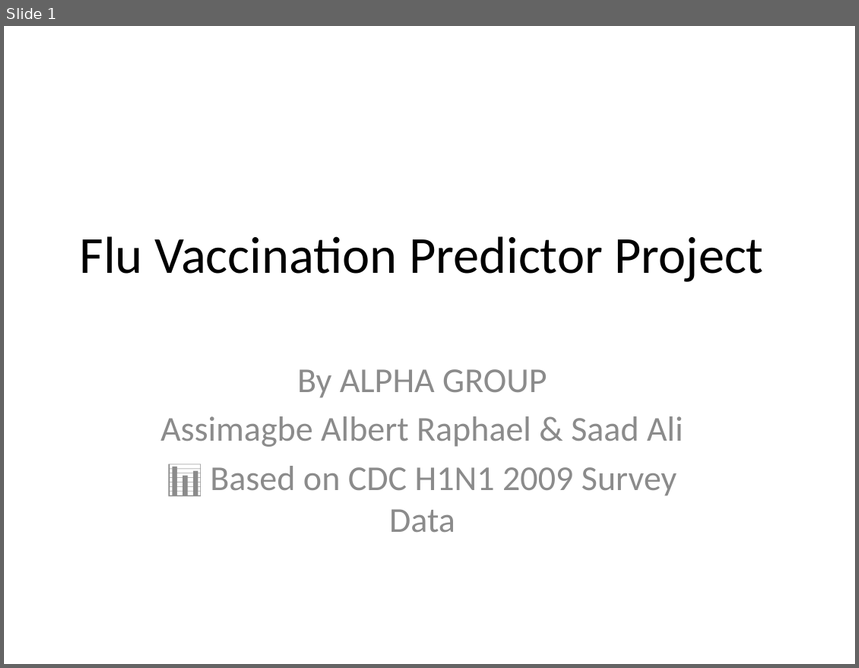
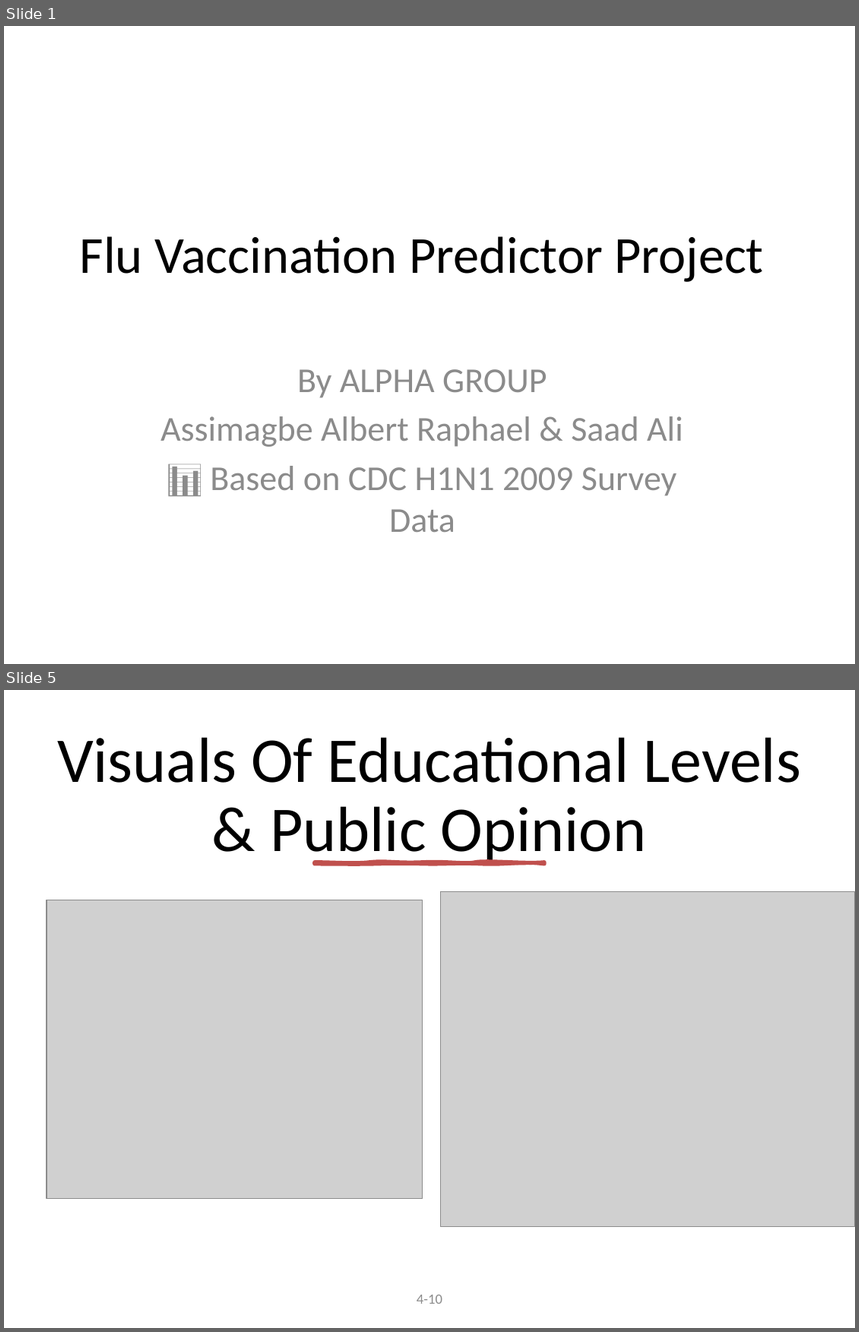
Before and after one commit to albert-raphael/alpha-group, a slide deck: documents/Flu_Vaccination_Predictor_Presentation.pptx. Shown one above the other, each under a label of ours: slide 1 before the commit, slides 1 and 5 after it; the slides between them are not shown. The pictures are 859x668 and 859x1332 pixels, drawn with LibreOffice and Linux fonts; fonts in the diff are those of the drawing; grey boxes stand for pictures. Boxes give left, top, right and bottom in pixels: in the first picture for what was removed or moved away, otherwise in the second. Text is boxed around its words. In the diff, an @@ line names an element or a change of style, - is before the commit and + after.

```diff
--- a/documents/Flu_Vaccination_Predictor_Presentation.pptx
+++ b/documents/Flu_Vaccination_Predictor_Presentation.pptx
@@ slide 5 added at [4, 690, 855, 1328], background #FFFFFF @@
@@ title added at [57, 737, 801, 866], 54 pt, text #000000 @@
+Visuals Of Educational Levels & Public Opinion
@@ freeform shape added at [315, 862, 544, 863], fill #C0504D, outline #C0504D 3.25 pt @@
@@ picture added at [441, 891, 855, 1227] @@
@@ picture added at [47, 901, 423, 1199] @@
@@ text added at [417, 1295, 443, 1304], 12 pt, text #8C8C8C @@
+4-10
```
Also in this commit, not shown: 4 slides changed, 5 other slides added, 2 slides removed, 1 other file.
